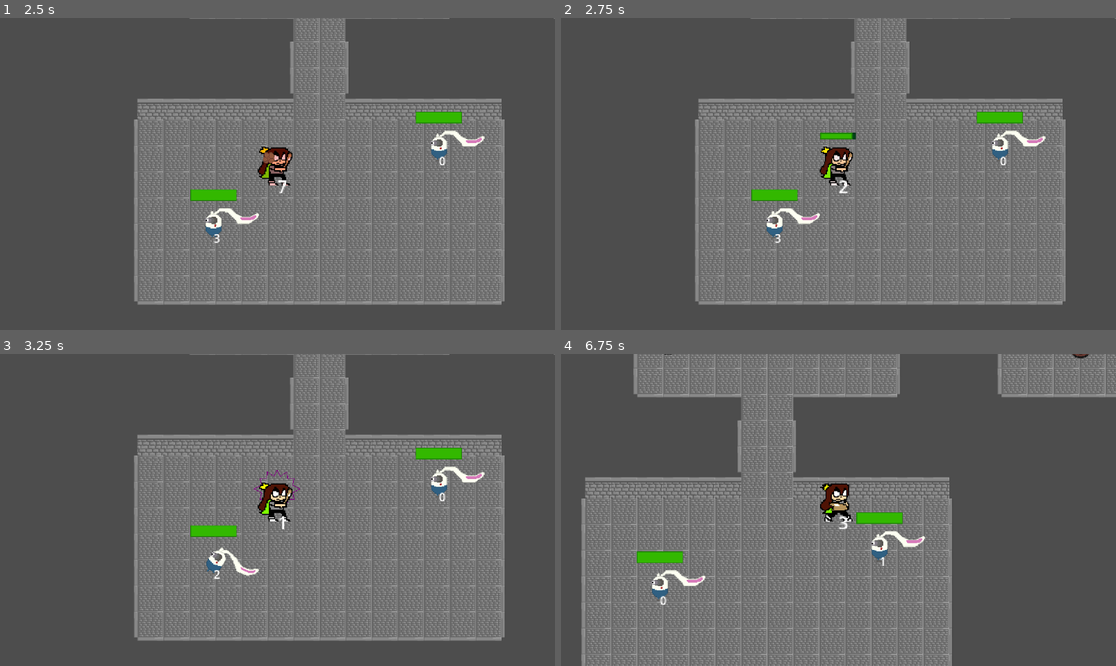
Above: before the commit, frames 1-4 (two rows, left to right).
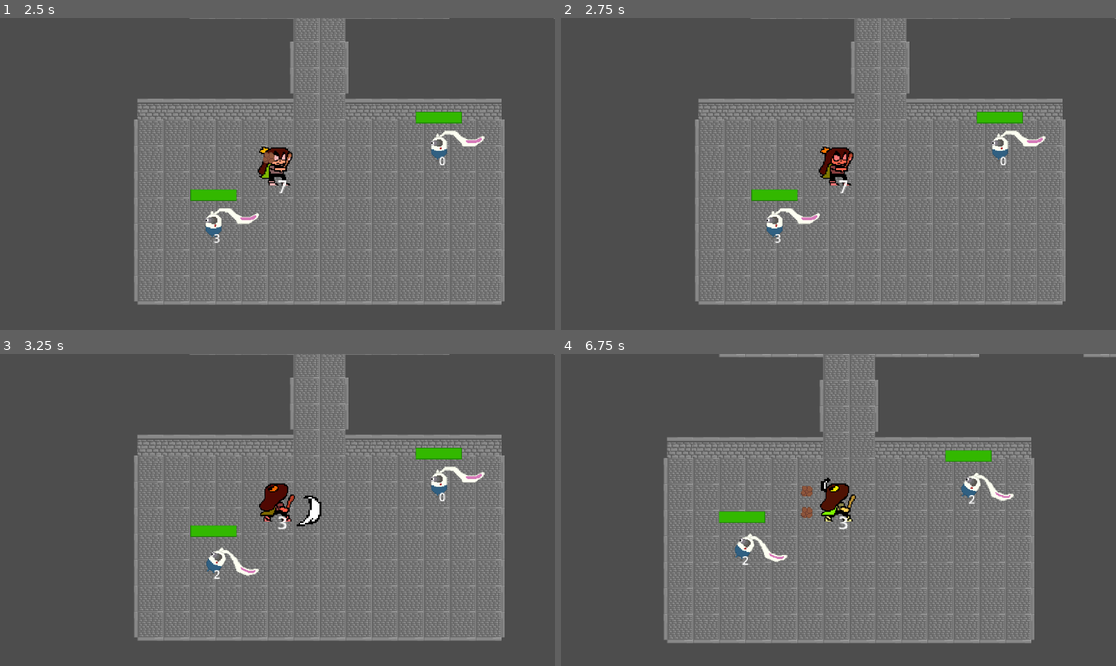
Above: after the commit, the same moments.

Repository: Megameca04/Proyecto_Cuki
Game: Godot game, scene res://Pruebas.tscn
The game is run twice, just before and just after one commit, with the same random seed, the same clock (stepped at 60 frames per second) and the same inputs.
Inputs:
- Up to frame 1 (2.5 s): tap Enter at 0.5 s; hold Right (ui_right) 0.53-1.28 s; hold Z (Atacar) 0.53-1.28 s; hold Down (ui_down) 1.28-2.03 s; tap X (Dash) at 1.35 s; hold Right (ui_right) from 2.03 s (still down); hold Z (Atacar) from 2.03 s (still down)
- Up to frame 2 (2.75 s): keep holding Right (ui_right); keep holding Z (Atacar)
- Up to frame 3 (3.25 s): release Right (ui_right) at 2.78 s; release Z (Atacar) at 2.78 s; hold Up (ui_up) from 2.78 s (still down); tap X (Dash) at 2.85 s
- Up to frame 4 (6.75 s): release Up (ui_up) at 3.53 s; hold Z (Atacar) 3.53-4.28 s; hold Left (ui_left) 3.53-5.03 s; tap X (Dash) at 4.35, 5.85 s; hold Down (ui_down) 5.03-5.78 s; hold Z (Atacar) 5.03-5.78 s; hold Right (ui_right) 5.78-6.53 s; hold Up (ui_up) from 6.53 s (still down); hold Z (Atacar) from 6.53 s (still down)

Frame 1 is identical in both runs. In frame 2, 0.4% of the frame differs, in the area x 46-54%, y 36-57%; in frame 3, 0.8%; in frame 4, 46%, in the area x 3-100%, y 0-100%.

Commit message:
tar rocks explode after 5 seconds on the floor. (Need to rework area names an check collisions)

Diff:
--- a/Cuki-Clash of the Kuins/Objetos/Element.tscn
+++ b/Cuki-Clash of the Kuins/Objetos/Element.tscn
@@ -1,4 +1,6 @@
-[gd_scene load_steps=2 format=3 uid="uid://iab5o3evam08"]
+[gd_scene load_steps=3 format=3 uid="uid://6nuhwybjjkq1"]
+
+[ext_resource type="Script" path="res://Scripts/Element.gd" id="1_5r5ed"]
 
 [sub_resource type="RectangleShape2D" id="RectangleShape2D_n3amh"]
 size = Vector2(48, 48)
@@ -8,6 +10,7 @@
 visibility_layer = 7
 collision_layer = 7
 collision_mask = 7
+script = ExtResource("1_5r5ed")
 
 [node name="CollisionShape2D" type="CollisionShape2D" parent="."]
 light_mask = 7
--- /dev/null
+++ b/Cuki-Clash of the Kuins/Scripts/Element.gd
@@ -0,0 +1,9 @@
+extends Area2D
+
+var element_name
+
+func set_element_name(new_name):
+	element_name = new_name
+
+func get_element_name():
+	return element_name
--- a/Cuki-Clash of the Kuins/Scripts/Explosion.gd
+++ b/Cuki-Clash of the Kuins/Scripts/Explosion.gd
@@ -7,9 +7,13 @@
 func element_appear(effName):
 	ele = ELEMENTEFFECT.instantiate()
 	ele.name = effName
+	ele.set_element_name(effName)
 	ele.add_to_group("elements")
 	ele.global_position = self.global_position
 	call_deferred("add_sibling", ele)
+
+func get_element():
+	return ele.get_element_name()
 
 func _ready():
 	color_changer(ele.name)
--- a/Cuki-Clash of the Kuins/Scripts/Piedra.gd
+++ b/Cuki-Clash of the Kuins/Scripts/Piedra.gd
@@ -8,12 +8,13 @@
 const EXPL = preload("res://Entidades/Explosion.tscn")
 var ele = null
 var Cuki = null
+var reachedObjective = false
 @onready var aliveTimer = $AliveTimer
 
 var speed = 200
 
 func _ready():
-	if (ele.name != "Shock"):
+	if (ele.get_element_name() != "Shock"):
 		movement = global_position.direction_to(objective_position)
 	else:
 		aliveTimer.start()
@@ -22,16 +23,17 @@
 
 	in_distance = global_position.distance_to(objective_position)
 
-	if (ele.name == "Tar"):
+	if (ele.get_element_name() == "Tar"):
 		set_velocity(movement*(speed/2))
 	else:
 		set_velocity(movement*speed)
 
 func _physics_process(delta):
-	move_and_slide()
+	if (!reachedObjective):
+		move_and_slide()
 	if (ele != null):
 		ele.position = self.position
-		if (ele.name == "Shock"):
+		if (ele.get_element_name() == "Shock"):
 			if (Cuki != null):
 				movement = global_position.direction_to(Cuki.global_position)
 				set_velocity(movement*speed)
@@ -41,20 +43,23 @@
 
 	if global_position.distance_to(objective_position) <= 2:
 		if (ele != null):
-			if (ele.name == "Tar"):
-				blow_up()
-			ele.queue_free()
-		self.queue_free()
+			if (ele.get_element_name() != "Tar"):
+				ele.queue_free()
+				self.queue_free()
+			else:
+				if (!reachedObjective):
+					reachedObjective = true
+					aliveTimer.start()
 	if is_on_wall():
 		if (ele != null):
-			if (ele.name == "Tar"):
+			if (ele.get_element_name() == "Tar"):
 				blow_up()
 			ele.queue_free()
 		self.queue_free()
 
 
 func _process(delta):
-	if (ele.name != "Shock"):
+	if (ele.get_element_name() != "Shock"):
 		anim_y()
 
 func anim_y():
@@ -68,17 +73,19 @@
 	ele = ELEMENTEFFECT.instantiate()
 	if (effName != ""):
 		ele.name = effName
+		ele.set_element_name(effName)
 	ele.add_to_group("Piedra")
 	ele.global_position = self.global_position
 	call_deferred("add_sibling", ele)
 
 func blow_up():
 	var expl = EXPL.instantiate()
-	expl.name = ele.name
+	expl.name = ele.get_element_name()
 	expl.add_to_group("expl_attack")
 	expl.global_position = self.global_position
 	call_deferred("add_sibling",expl)
-	expl.element_appear(ele.name)
+	expl.element_appear(ele.get_element_name())
+	ele.queue_free()
 	self.queue_free()
 
 
@@ -91,8 +98,8 @@
 
 func _on_alive_timer_timeout():
 	if (ele != null):
-		if (ele.name == "Shock"):
+		if (ele.get_element_name() == "Shock"):
 			ele.queue_free()
 			self.queue_free()
-		if (ele.name == "Tar"):
+		if (ele.get_element_name() == "Tar"):
 			blow_up()
Not shown: 2 places in Cuki-Clash of the Kuins/Entidades/Chooty.tscn that only renumber resources
Not shown: 2 places in Cuki-Clash of the Kuins/Entidades/Cuki.tscn that only renumber resources
Not shown: 2 places in Cuki-Clash of the Kuins/Entidades/Rabion.tscn that only renumber resources
